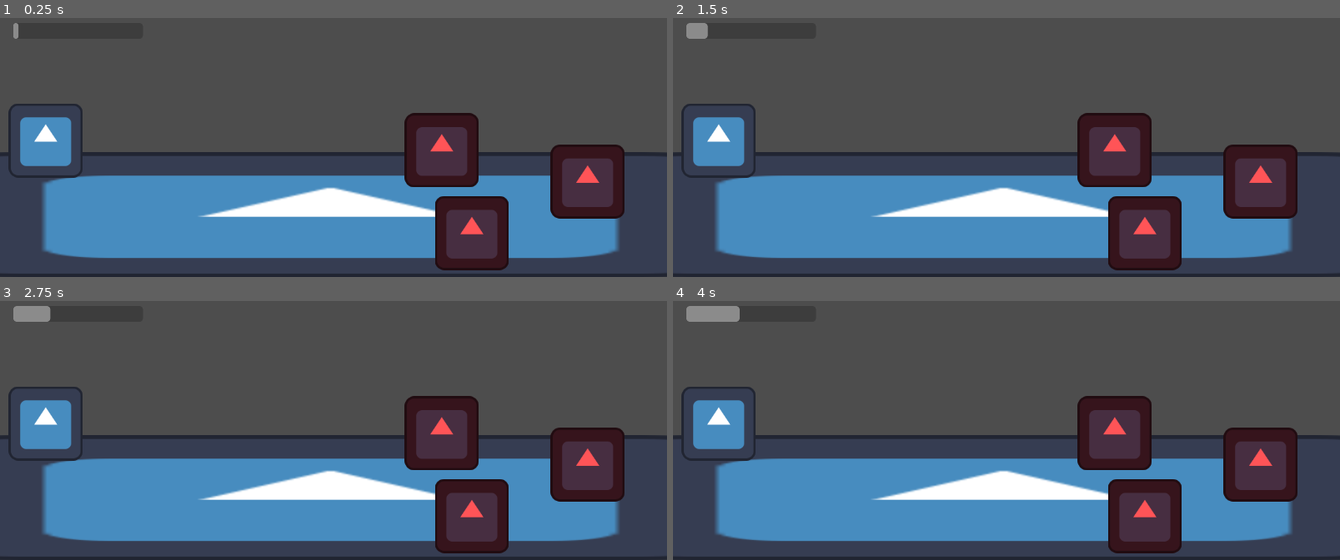
Above: before the commit, frames 1-4 (two rows, left to right).
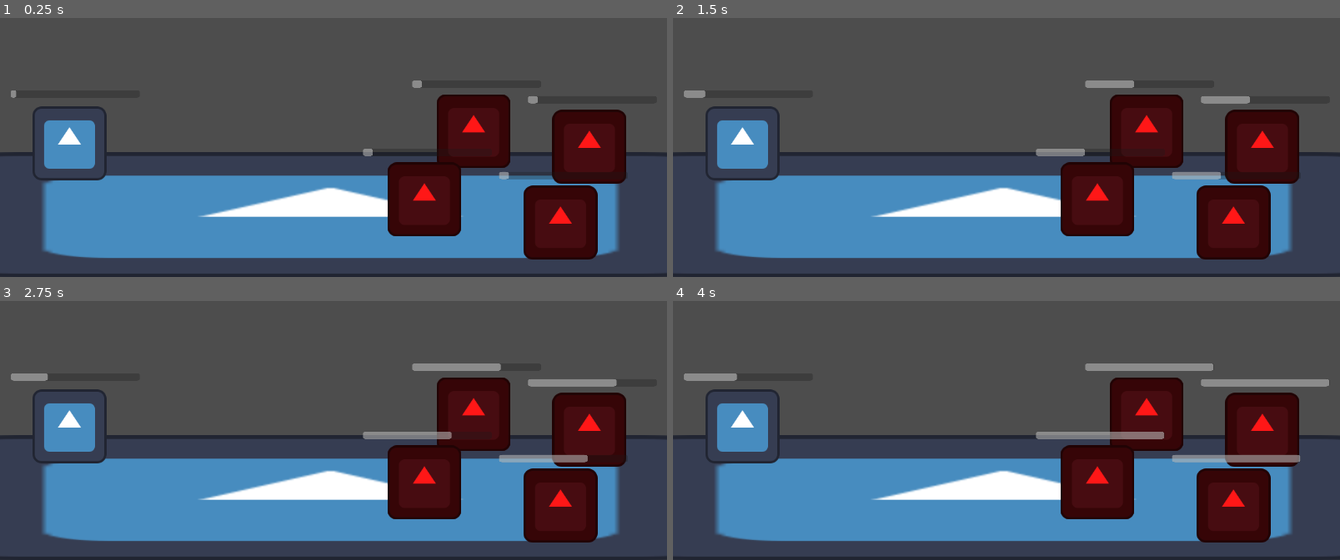
Above: after the commit, the same moments.

Repository: Lord-Dargon/The-Way
Game: Godot game, scene res://Scenes/Battle.tscn
Same seed, same stepped clock (60 frames per second), same inputs: the game is played once before the commit and once after it. The engine's default icon, where the game draws it, is replaced by a stand-in: a white triangle on a blue panel in a dark square.
Inputs:
- Up to frame 1 (0.25 s): no input
- Up to frame 2 (1.5 s): no input
- Up to frame 3 (2.75 s): no input
- Up to frame 4 (4 s): no input

The runs differ from the first frame. In frame 1, 17% of the frame differs, in the area x 1-94%, y 1-98%; in frame 2, 18%; in frame 3, 18%; in frame 4, 19%, in the area x 1-99%, y 1-98%.

Commit message:
Added reticle and attack code

Diff:
--- a/Scenes/Action Manager.gd
+++ b/Scenes/Action Manager.gd
@@ -1,4 +1,7 @@
 extends Node
+
+var Player_Selected: Node
+var Enemy_Selected: Node
 
 @onready var Actions : Array = []
 
@@ -9,9 +12,6 @@
 	var Action = Callable(self, "Attack1")
 
 func Attack1():
-
-		pass
-
-# Called every frame. 'delta' is the elapsed time since the previous frame.
-func _process(delta):
-	pass
+	print("This definatly worked")
+	if Enemy_Selected:
+		Enemy_Selected.HP -= 50
--- a/Scenes/Battle.tscn
+++ b/Scenes/Battle.tscn
@@ -15,22 +15,23 @@
 texture = ExtResource("1_tlngn")
 
 [node name="Character" type="Sprite2D" parent="."]
-position = Vector2(79, 412)
+position = Vector2(120, 417)
 texture = ExtResource("1_tlngn")
 script = ExtResource("2_ps8u1")
 Spd = 10
 metadata/_edit_group_ = true
 
-[node name="ProgressBar" type="ProgressBar" parent="Character"]
-anchors_preset = -1
-anchor_left = 0.044
-anchor_top = 0.049
-anchor_right = 0.044
-anchor_bottom = 0.049
-offset_left = -61.632
-offset_top = -209.272
-offset_right = 162.368
-offset_bottom = -182.272
+[node name="TimerBar" type="ProgressBar" parent="Character"]
+anchors_preset = -1
+anchor_left = 0.044
+anchor_top = 0.049
+anchor_right = 0.044
+anchor_bottom = 0.049
+offset_left = -106.632
+offset_top = -98.272
+offset_right = 117.368
+offset_bottom = -71.272
+scale = Vector2(0.992835, 0.48)
 show_percentage = false
 
 [node name="Character_Button" type="Button" parent="Character"]
@@ -46,10 +47,10 @@
 [node name="Panel" type="Panel" parent="Character/Character_Button/Menu"]
 visible = false
 self_modulate = Color(1, 1, 1, 0.333333)
-offset_left = 242.0
-offset_top = 187.0
-offset_right = 444.0
-offset_bottom = 327.0
+offset_left = 94.0
+offset_top = 191.0
+offset_right = 296.0
+offset_bottom = 331.0
 
 [node name="Attack_1" type="Button" parent="Character/Character_Button/Menu/Panel"]
 layout_mode = 0
@@ -80,64 +81,192 @@
 [node name="Timer" type="Timer" parent="Character"]
 one_shot = true
 
-[node name="Enemy" type="Sprite2D" parent="."]
-modulate = Color(1, 0.329412, 0.341176, 1)
-position = Vector2(763, 429)
-texture = ExtResource("1_tlngn")
-script = ExtResource("3_3281n")
-Name = "Shmorgashnap Nettleborp"
-Spd = 50
-
-[node name="Enemy_Button2" type="Button" parent="Enemy"]
-modulate = Color(1, 1, 1, 0)
-offset_left = -62.0
-offset_top = -67.0
-offset_right = 63.0
-offset_bottom = 63.0
-
-[node name="Timer" type="Timer" parent="Enemy"]
-one_shot = true
-
-[node name="Enemy2" type="Sprite2D" parent="."]
-modulate = Color(1, 0.329412, 0.341176, 1)
-position = Vector2(815, 572)
-texture = ExtResource("1_tlngn")
-script = ExtResource("3_3281n")
-Name = "Jerry"
-Spd = 10
-
-[node name="Enemy_Button" type="Button" parent="Enemy2"]
-modulate = Color(1, 1, 1, 0)
-offset_left = -63.0
-offset_top = -65.0
-offset_right = 62.0
-offset_bottom = 65.0
-
-[node name="Timer" type="Timer" parent="Enemy2"]
-one_shot = true
-
-[node name="Enemy3" type="Sprite2D" parent="."]
-modulate = Color(1, 0.329412, 0.341176, 1)
-position = Vector2(1015, 483)
-texture = ExtResource("1_tlngn")
-script = ExtResource("3_3281n")
-Name = "Vourge"
-
-[node name="Enemy_Button3" type="Button" parent="Enemy3"]
-modulate = Color(1, 1, 1, 0)
-offset_left = -63.0
-offset_top = -63.0
-offset_right = 62.0
-offset_bottom = 67.0
-
-[node name="Timer" type="Timer" parent="Enemy3"]
-one_shot = true
+[node name="Enemy_Slot_1" type="Node2D" parent="."]
+position = Vector2(818, 396)
+
+[node name="Enemy" type="Sprite2D" parent="Enemy_Slot_1"]
+self_modulate = Color(1, 0.0901961, 0.0901961, 1)
+texture = ExtResource("1_tlngn")
+script = ExtResource("3_3281n")
+Name = "Shmorgashnap Nettleborp"
+Spd = 50
+metadata/_edit_group_ = true
+
+[node name="TimerBar" type="ProgressBar" parent="Enemy_Slot_1/Enemy"]
+anchors_preset = -1
+anchor_left = 0.044
+anchor_top = 0.049
+anchor_right = 0.044
+anchor_bottom = 0.049
+offset_left = -111.632
+offset_top = -94.272
+offset_right = 112.368
+offset_bottom = -67.272
+scale = Vector2(0.992835, 0.48)
+show_percentage = false
+
+[node name="Enemy_Button2" type="Button" parent="Enemy_Slot_1/Enemy"]
+modulate = Color(1, 1, 1, 0)
+offset_left = -62.0
+offset_top = -67.0
+offset_right = 63.0
+offset_bottom = 63.0
+
+[node name="Timer" type="Timer" parent="Enemy_Slot_1/Enemy"]
+one_shot = true
+
+[node name="ColorRect" type="ColorRect" parent="Enemy_Slot_1/Enemy"]
+visible = false
+modulate = Color(1, 0, 0, 1)
+show_behind_parent = true
+offset_left = -71.0
+offset_top = -73.0
+offset_right = -31.0
+offset_bottom = -33.0
+scale = Vector2(3.60225, 3.60225)
+
+[node name="Enemy_Slot_2" type="Node2D" parent="."]
+position = Vector2(1018, 423)
+
+[node name="Enemy" type="Sprite2D" parent="Enemy_Slot_2"]
+self_modulate = Color(1, 0.0901961, 0.0901961, 1)
+texture = ExtResource("1_tlngn")
+script = ExtResource("3_3281n")
+Name = "Shmorgashnap Nettleborp"
+Spd = 50
+metadata/_edit_group_ = true
+
+[node name="TimerBar" type="ProgressBar" parent="Enemy_Slot_2/Enemy"]
+anchors_preset = -1
+anchor_left = 0.044
+anchor_top = 0.049
+anchor_right = 0.044
+anchor_bottom = 0.049
+offset_left = -111.632
+offset_top = -94.272
+offset_right = 112.368
+offset_bottom = -67.272
+scale = Vector2(0.992835, 0.48)
+show_percentage = false
+
+[node name="Enemy_Button2" type="Button" parent="Enemy_Slot_2/Enemy"]
+modulate = Color(1, 1, 1, 0)
+offset_left = -62.0
+offset_top = -67.0
+offset_right = 63.0
+offset_bottom = 63.0
+
+[node name="Timer" type="Timer" parent="Enemy_Slot_2/Enemy"]
+one_shot = true
+
+[node name="ColorRect" type="ColorRect" parent="Enemy_Slot_2/Enemy"]
+visible = false
+modulate = Color(1, 0, 0, 1)
+show_behind_parent = true
+offset_left = -71.0
+offset_top = -73.0
+offset_right = -31.0
+offset_bottom = -33.0
+scale = Vector2(3.60225, 3.60225)
+
+[node name="Enemy_Slot_3" type="Node2D" parent="."]
+position = Vector2(733, 514)
+
+[node name="Enemy" type="Sprite2D" parent="Enemy_Slot_3"]
+self_modulate = Color(1, 0.0901961, 0.0901961, 1)
+texture = ExtResource("1_tlngn")
+script = ExtResource("3_3281n")
+Name = "Shmorgashnap Nettleborp"
+Spd = 50
+metadata/_edit_group_ = true
+
+[node name="TimerBar" type="ProgressBar" parent="Enemy_Slot_3/Enemy"]
+anchors_preset = -1
+anchor_left = 0.044
+anchor_top = 0.049
+anchor_right = 0.044
+anchor_bottom = 0.049
+offset_left = -111.632
+offset_top = -94.272
+offset_right = 112.368
+offset_bottom = -67.272
+scale = Vector2(0.992835, 0.48)
+show_percentage = false
+
+[node name="Enemy_Button2" type="Button" parent="Enemy_Slot_3/Enemy"]
+modulate = Color(1, 1, 1, 0)
+offset_left = -62.0
+offset_top = -67.0
+offset_right = 63.0
+offset_bottom = 63.0
+
+[node name="Timer" type="Timer" parent="Enemy_Slot_3/Enemy"]
+one_shot = true
+
+[node name="ColorRect" type="ColorRect" parent="Enemy_Slot_3/Enemy"]
+visible = false
+modulate = Color(1, 0, 0, 1)
+show_behind_parent = true
+offset_left = -71.0
+offset_top = -73.0
+offset_right = -31.0
+offset_bottom = -33.0
+scale = Vector2(3.60225, 3.60225)
+
+[node name="Enemy_Slot_4" type="Node2D" parent="."]
+position = Vector2(968, 554)
+
+[node name="Enemy" type="Sprite2D" parent="Enemy_Slot_4"]
+self_modulate = Color(1, 0.0901961, 0.0901961, 1)
+texture = ExtResource("1_tlngn")
+script = ExtResource("3_3281n")
+Name = "Shmorgashnap Nettleborp"
+Spd = 50
+metadata/_edit_group_ = true
+
+[node name="TimerBar" type="ProgressBar" parent="Enemy_Slot_4/Enemy"]
+anchors_preset = -1
+anchor_left = 0.044
+anchor_top = 0.049
+anchor_right = 0.044
+anchor_bottom = 0.049
+offset_left = -111.632
+offset_top = -94.272
+offset_right = 112.368
+offset_bottom = -67.272
+scale = Vector2(0.992835, 0.48)
+show_percentage = false
+
+[node name="Enemy_Button2" type="Button" parent="Enemy_Slot_4/Enemy"]
+modulate = Color(1, 1, 1, 0)
+offset_left = -62.0
+offset_top = -67.0
+offset_right = 63.0
+offset_bottom = 63.0
+
+[node name="Timer" type="Timer" parent="Enemy_Slot_4/Enemy"]
+one_shot = true
+
+[node name="ColorRect" type="ColorRect" parent="Enemy_Slot_4/Enemy"]
+visible = false
+modulate = Color(1, 0, 0, 1)
+show_behind_parent = true
+offset_left = -71.0
+offset_top = -73.0
+offset_right = -31.0
+offset_bottom = -33.0
+scale = Vector2(3.60225, 3.60225)
 
 [connection signal="pressed" from="Character/Character_Button" to="Character" method="_on_character_button_pressed"]
 [connection signal="toggled" from="Character/Character_Button" to="Character" method="_on_character_button_toggled"]
 [connection signal="pressed" from="Character/Character_Button/Menu/Panel/Attack_1" to="Character" method="_on_attack_1_pressed"]
 [connection signal="pressed" from="Character/Character_Button/Menu/Panel/Attack_2" to="Character" method="_on_attack_2_pressed"]
 [connection signal="pressed" from="Character/Character_Button/Menu/Panel/Attack_3" to="Character" method="_on_attack_3_pressed"]
-[connection signal="timeout" from="Enemy/Timer" to="Enemy" method="_on_timer_timeout"]
-[connection signal="timeout" from="Enemy2/Timer" to="Enemy2" method="_on_timer_timeout"]
-[connection signal="timeout" from="Enemy3/Timer" to="Enemy3" method="_on_timer_timeout"]
+[connection signal="pressed" from="Enemy_Slot_1/Enemy/Enemy_Button2" to="Enemy_Slot_1/Enemy" method="_on_enemy_button_2_pressed"]
+[connection signal="timeout" from="Enemy_Slot_1/Enemy/Timer" to="Enemy_Slot_1/Enemy" method="_on_timer_timeout"]
+[connection signal="pressed" from="Enemy_Slot_2/Enemy/Enemy_Button2" to="Enemy_Slot_2/Enemy" method="_on_enemy_button_2_pressed"]
+[connection signal="timeout" from="Enemy_Slot_2/Enemy/Timer" to="Enemy_Slot_2/Enemy" method="_on_timer_timeout"]
+[connection signal="pressed" from="Enemy_Slot_3/Enemy/Enemy_Button2" to="Enemy_Slot_3/Enemy" method="_on_enemy_button_2_pressed"]
+[connection signal="timeout" from="Enemy_Slot_3/Enemy/Timer" to="Enemy_Slot_3/Enemy" method="_on_timer_timeout"]
+[connection signal="pressed" from="Enemy_Slot_4/Enemy/Enemy_Button2" to="Enemy_Slot_4/Enemy" method="_on_enemy_button_2_pressed"]
+[connection signal="timeout" from="Enemy_Slot_4/Enemy/Timer" to="Enemy_Slot_4/Enemy" method="_on_timer_timeout"]
--- a/Scripts/Enemy.gd
+++ b/Scripts/Enemy.gd
@@ -6,7 +6,12 @@
 @export var Def: int = 100
 @export var Atk: int = 100
 @export var Spd: int = 100
+
+
 @onready var Action_bar = $Timer
+@onready var TimerBar = $TimerBar
+@onready var Reticle = $ColorRect
+
 
 
 
@@ -16,6 +21,7 @@
 # Called when the node enters the scene tree for the first time.
 func _ready():
 	Action_bar.set_wait_time(200/Spd)
+	TimerBar.max_value = Action_bar.wait_time
 	Action_bar.start()
 	pass # Replace with function body.
 # Called every frame. 'delta' is the elapsed time since the previous frame.
@@ -23,9 +29,20 @@
 	if HP == 0:
 		queue_free()
 
+	if  ActionManager.Enemy_Selected == self:
+		Reticle.show()
+	else:
+		Reticle.hide()
+
+	TimerBar.value = Action_bar.wait_time - Action_bar.time_left
 	pass
 
 func _on_timer_timeout():
 	print(Name + " ATTACKS")
 	Action_bar.start()
 	pass # Replace with function body.
+
+
+func _on_enemy_button_2_pressed():
+	ActionManager.Enemy_Selected = self
+	pass # Replace with function body.
--- a/Scripts/Test_Player.gd
+++ b/Scripts/Test_Player.gd
@@ -11,7 +11,7 @@
 @onready var button = $Character_Button/Menu/Panel/Button
 @onready var menu = $Character_Button/Menu/Panel
 @onready var Action_bar = $Timer
-@onready var TimerBar = $ProgressBar
+@onready var TimerBar = $TimerBar
 
 
 
@@ -32,10 +32,14 @@
 
 
 func _on_attack_1_pressed():
-	ActionManager.Attack1.call()
+
 	if Action_bar.is_stopped():
-		print("Attack_1")
-		Action_bar.start()
+		if ActionManager.Enemy_Selected:
+			print("Attack_1")
+			ActionManager.Attack1.call()
+			Action_bar.start()
+		else:
+			print("Pick An Enemy")
 
 
 func _on_attack_2_pressed():
